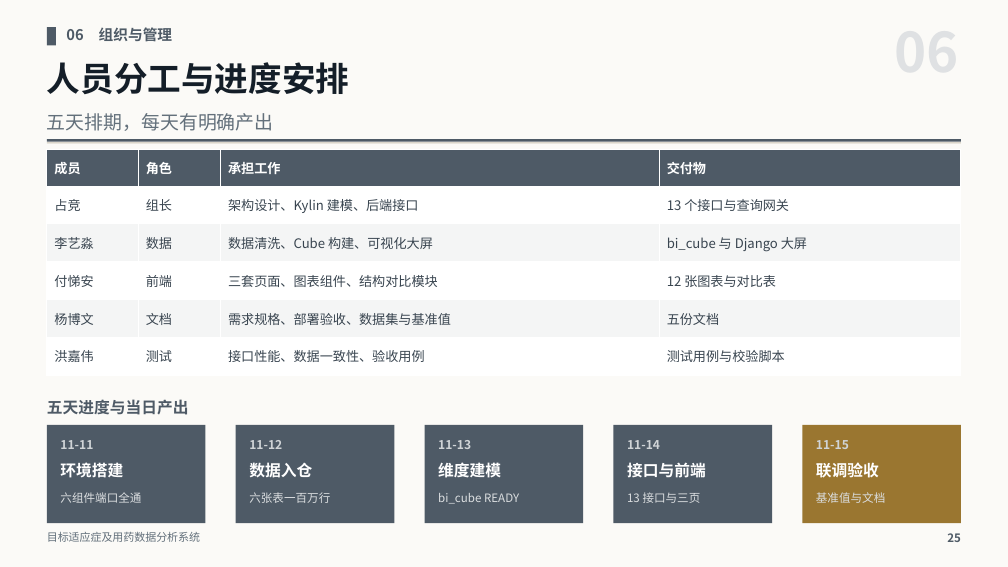
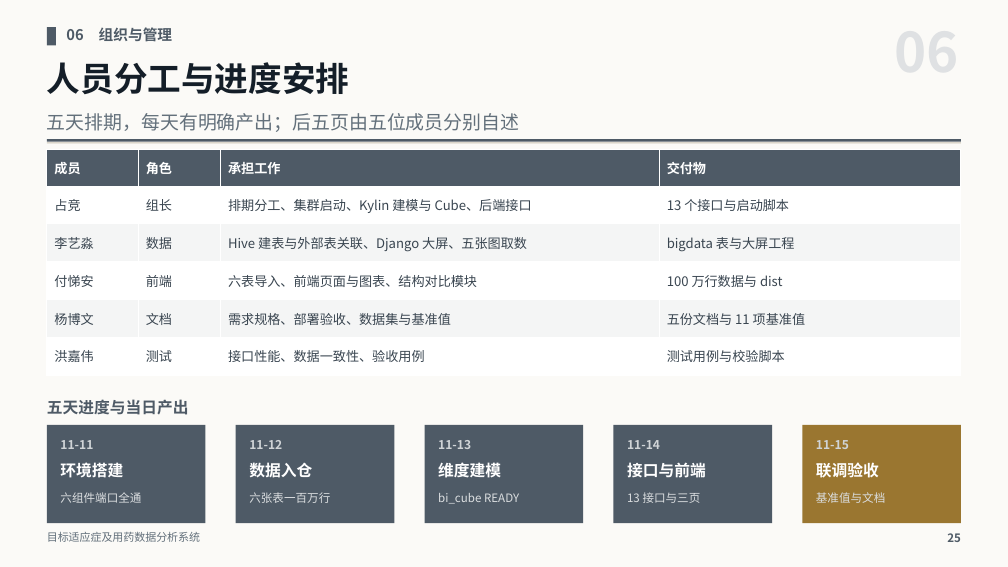
Before and after one commit to Jing-Zhan/medicine-analysis, a slide deck: slide 25 of docs/ppt/目标适应症及用药数据分析系统_汇报PPT.pptx. Drawn at 1008x567 pixels with LibreOffice and Linux fonts; fonts in the diff are those of the drawing. Boxes give left, top, right and bottom in pixels: in the first picture for what was removed or moved away, otherwise in the second. Text is boxed around its words. In the diff, an @@ line names an element or a change of style, - is before the commit and + after.

Commit message:
分工页后增加五页成员自述：姓名加角色标签、四项工作、交付物、参与阶段与答辩分工

```diff
--- a/docs/ppt/目标适应症及用药数据分析系统_汇报PPT.pptx
+++ b/docs/ppt/目标适应症及用药数据分析系统_汇报PPT.pptx
@@ text at <box>47,113,520,132</box>: text changed @@
-五天排期，每天有明确产出
+五天排期，每天有明确产出；后五页由五位成员分别自述
@@ table at <box>47,150,961,375</box> @@
-row 2, column 3: 架构设计、Kylin 建模、后端接口
+row 2, column 3: 排期分工、集群启动、Kylin 建模与 Cube、后端接口
-row 2, column 4: 13 个接口与查询网关
+row 2, column 4: 13 个接口与启动脚本
-row 3, column 3: 数据清洗、Cube 构建、可视化大屏
+row 3, column 3: Hive 建表与外部表关联、Django 大屏、五张图取数
-row 3, column 4: bi_cube 与 Django 大屏
+row 3, column 4: bigdata 表与大屏工程
-row 4, column 3: 三套页面、图表组件、结构对比模块
+row 4, column 3: 六表导入、前端页面与图表、结构对比模块
-row 4, column 4: 12 张图表与对比表
+row 4, column 4: 100 万行数据与 dist
-row 5, column 4: 五份文档
+row 5, column 4: 五份文档与 11 项基准值
```
Also in this commit, not shown: 2 other slides changed, 5 slides added, 2 other files.
